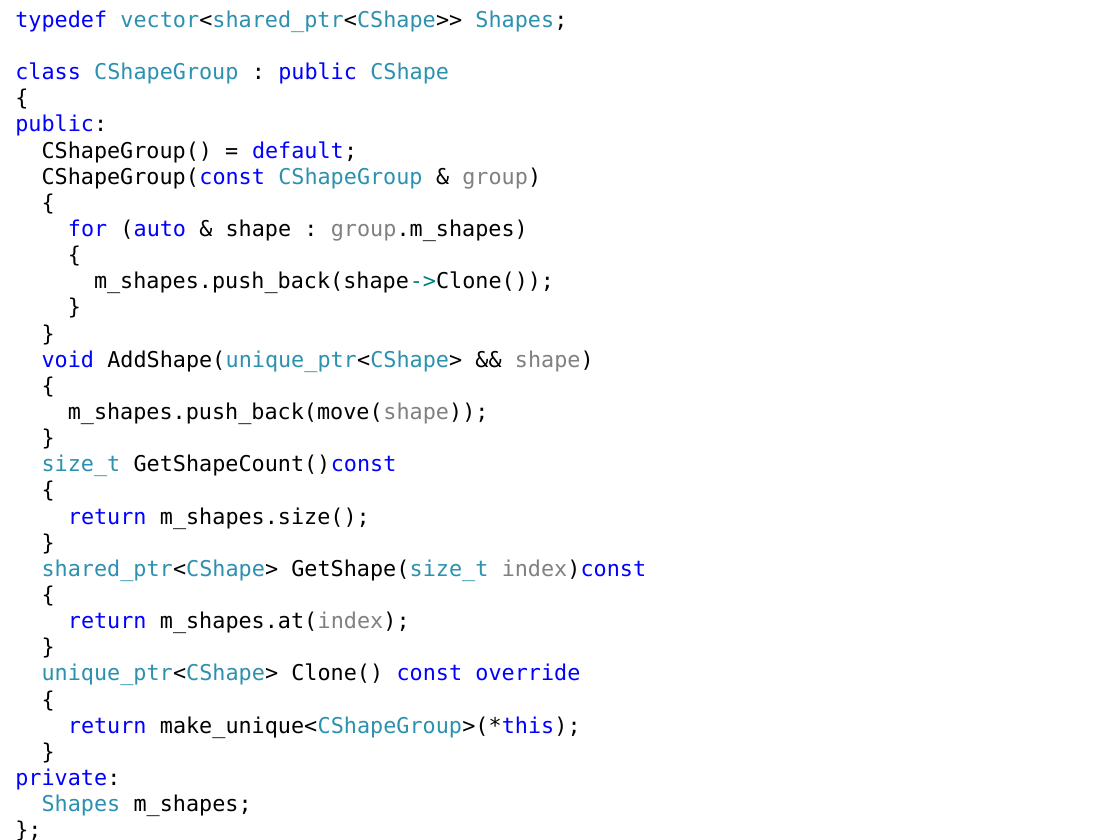
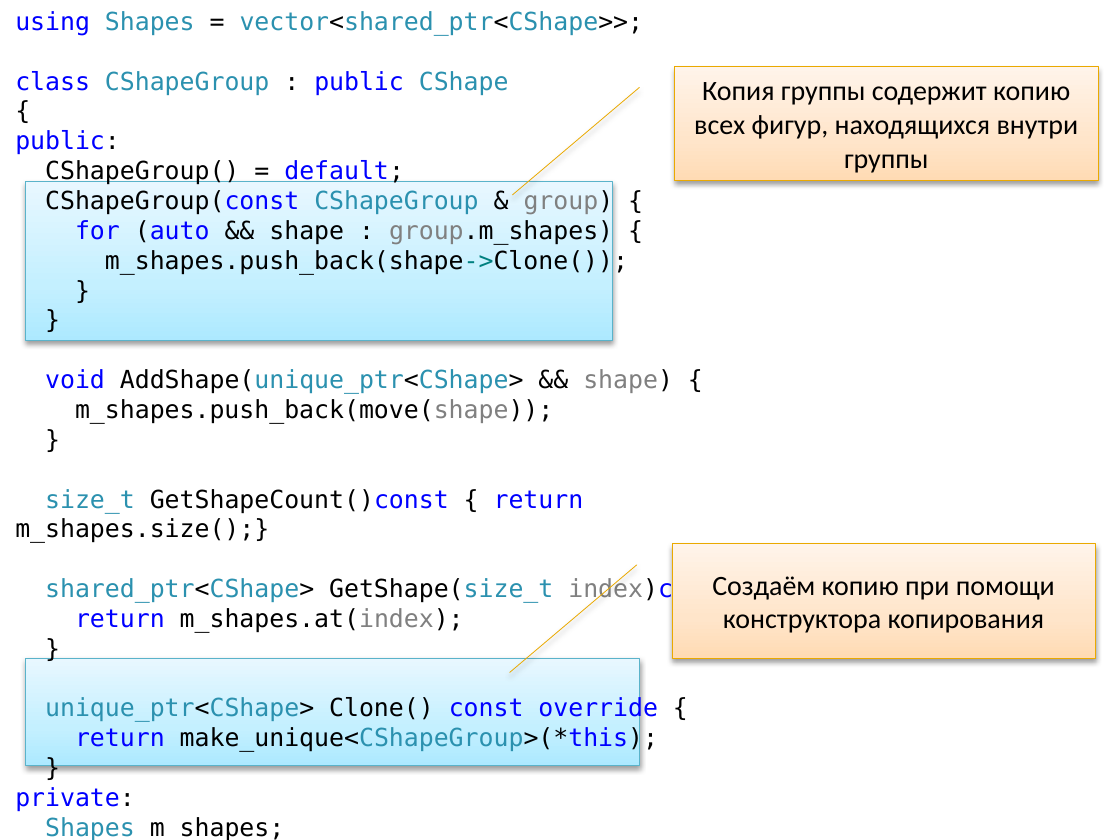
Before and after one commit to iv-sergius/ood, a slide deck: slide 8 of lectures/14.prototype/prototype.pptx. Drawn at 1120x840 pixels with LibreOffice and Linux fonts; fonts in the diff are those of the drawing. Boxes give left, top, right and bottom in pixels: in the first picture for what was removed or moved away, otherwise in the second. Text is boxed around its words. In the diff, an @@ line names an element or a change of style, - is before the commit and + after.

```diff
--- a/lectures/14.prototype/prototype.pptx
+++ b/lectures/14.prototype/prototype.pptx
@@ text at (15, 11, 644, 36): text changed; size 14 to 16 pt @@
-typedef vector<shared_ptr<CShape>> Shapes;
+using Shapes = vector<shared_ptr<CShape>>;
@@ text at (15, 71, 658, 840): size 14 to 16 pt in "class CShapeGroup : public CShape", "{", "public:", "CShapeGroup() = default;" and 12 more places @@
@@ border callout added at (674, 66, 1098, 180), fill gradient #FFDBB5 to #FFE5CB to #FFF5EB, outline #EBA900 0.5 pt, 18 pt, text #000000 @@
+Копия группы содержит копию всех фигур, находящихся внутри группы
@@ rectangle added at (26, 181, 613, 340), fill gradient #ADE9FF to #C5EFFF to #E9F9FF, outline #5BB3CA 0.5 pt @@
@@ text at (45, 188, 614, 245): text changed; size 14 to 16 pt @@
-CShapeGroup(const CShapeGroup & group)
-{
-for (auto & shape : group.m_shapes)
-{
+CShapeGroup(const CShapeGroup & group) {
+for (auto && shape : group.m_shapes) {
@@ text at (45, 369, 673, 394): text changed; size 14 to 16 pt @@
-void AddShape(unique_ptr<CShape> && shape)
-{
+void AddShape(unique_ptr<CShape> && shape) {
@@ text at (15, 489, 732, 603): text changed; size 14 to 16 pt @@
-size_t GetShapeCount()const
-{
-return m_shapes.size();
-}
-shared_ptr<CShape> GetShape(size_t index)const
-{
+size_t GetShapeCount()const { return m_shapes.size();}
+shared_ptr<CShape> GetShape(size_t index)const {
@@ border callout added at (672, 543, 1095, 657), fill gradient #FFDBB5 to #FFE5CB to #FFF5EB, outline #EBA900 0.5 pt, 18 pt, text #000000 @@
+Создаём копию при помощи конструктора копирования
@@ rectangle added at (26, 659, 640, 766), fill gradient #ADE9FF to #C5EFFF to #E9F9FF, outline #5BB3CA 0.5 pt @@
@@ text at (45, 696, 658, 723): text changed; size 14 to 16 pt @@
-unique_ptr<CShape> Clone() const override
-{
+unique_ptr<CShape> Clone() const override {
```
Also in this commit, not shown: 4 other slides changed, 1 slide added, 1 slide removed, 2 other files.
